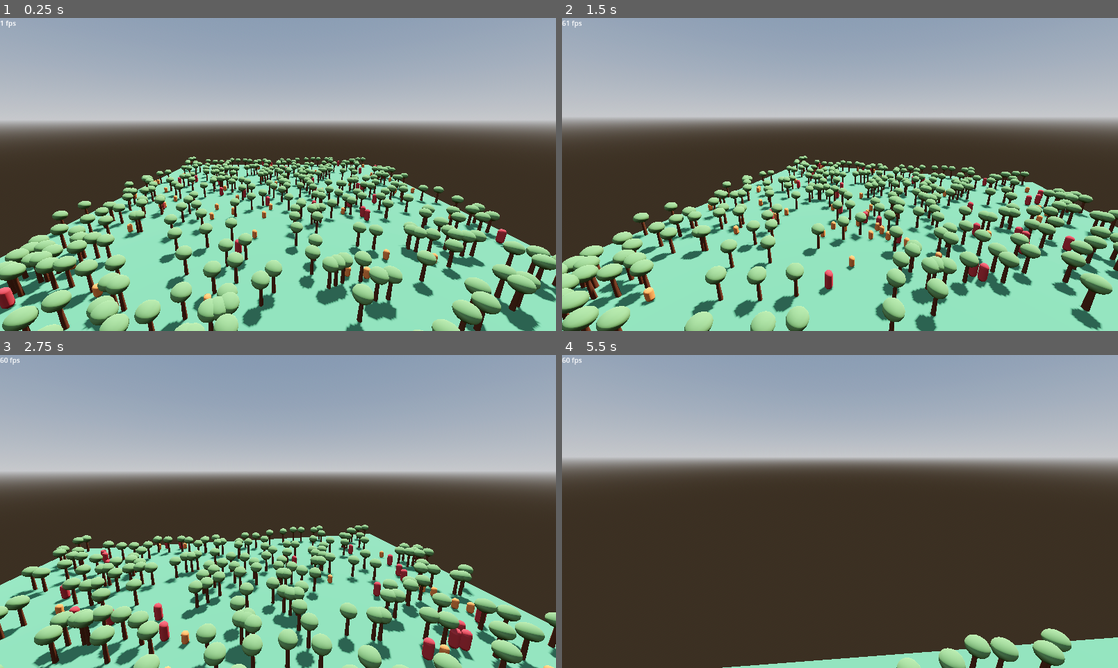
Above: before the commit, frames 1-4 (two rows, left to right).
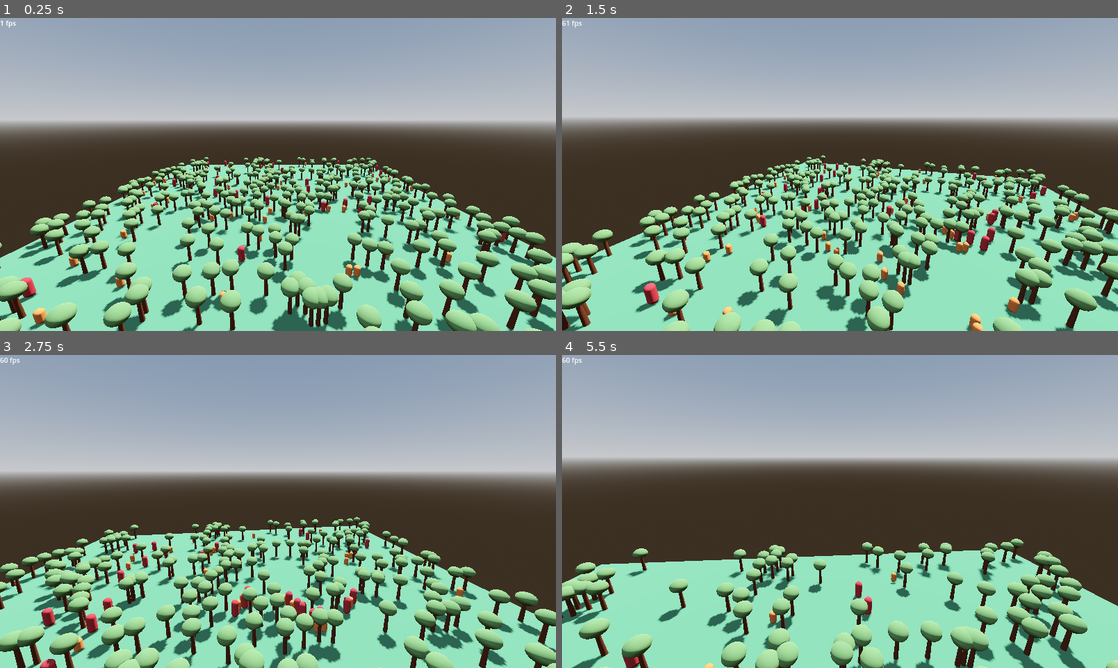
Above: after the commit, the same moments.

Repository: LyciaStenson/EcosystemSimulation
Game: Godot game, scene res://Scenes/Main.tscn
Same seed, same stepped clock (60 frames per second), same inputs: the game is played once before the commit and once after it.
Inputs (mouse positions are in pixels of both pictures, inside the frame that each line leads up to):
- Up to frame 1 (0.25 s): no input
- Up to frame 2 (1.5 s): move the mouse to (867, 174) at 0.52 s; hold W (MoveForward) from 0.53 s (still down); move the mouse to (812, 174) at 1.27 s
- Up to frame 3 (2.75 s): keep holding W (MoveForward); move the mouse to (289, 505) at 2.02 s
- Up to frame 4 (5.5 s): keep holding W (MoveForward); move the mouse to (834, 517) at 2.77 s; move the mouse to (878, 514) at 3.52 s; move the mouse to (795, 508) at 4.27 s; move the mouse to (845, 511) at 5.02 s

The runs differ from the first frame. In frame 1, 33% of the frame differs, in the area x 0-100%, y 44-100%; in frame 2, 32%; in frame 3, 29%; in frame 4, 32%.

Commit message:
Separated out add_tree function

Diff:
--- a/Scenes/EcosystemManager.tscn
+++ b/Scenes/EcosystemManager.tscn
@@ -1,12 +1,10 @@
-[gd_scene load_steps=12 format=3 uid="uid://g7l7d0cxn440"]
+[gd_scene load_steps=9 format=3 uid="uid://g7l7d0cxn440"]
 
 [ext_resource type="Script" path="res://Scripts/EcosystemManager.gd" id="1_roijb"]
 [ext_resource type="PackedScene" uid="uid://ds7ywmd4f72ug" path="res://Scenes/Predator.tscn" id="2_2rcuf"]
 [ext_resource type="PackedScene" uid="uid://bgikwvc66amod" path="res://Scenes/Prey.tscn" id="3_qsvxw"]
 
 [sub_resource type="NavigationMesh" id="NavigationMesh_iaftw"]
-vertices = PackedVector3Array(-24.5, 0.5, -24.5, -24.5, 0.5, 24.5, 24.5, 0.5, 24.5, 24.5, 0.5, -24.5)
-polygons = [PackedInt32Array(3, 2, 0), PackedInt32Array(0, 2, 1)]
 agent_radius = 0.3
 
 [sub_resource type="StandardMaterial3D" id="StandardMaterial3D_wq7xt"]
@@ -24,16 +22,6 @@
 material = SubResource("StandardMaterial3D_d218b")
 radius = 0.6
 
-[sub_resource type="BoxShape3D" id="BoxShape3D_op2vt"]
-size = Vector3(50, 0.5, 50)
-
-[sub_resource type="StandardMaterial3D" id="StandardMaterial3D_k24k5"]
-albedo_color = Color(0.295848, 0.511305, 0.359491, 1)
-
-[sub_resource type="BoxMesh" id="BoxMesh_2rotn"]
-material = SubResource("StandardMaterial3D_k24k5")
-size = Vector3(50, 0.5, 50)
-
 [node name="EcosystemManager" type="NavigationRegion3D"]
 navigation_mesh = SubResource("NavigationMesh_iaftw")
 script = ExtResource("1_roijb")
@@ -44,12 +32,3 @@
 prey_scene = ExtResource("3_qsvxw")
 tree_mesh = SubResource("CylinderMesh_mvuc2")
 leaves_mesh = SubResource("SphereMesh_lwkpo")
-
-[node name="Ground" type="StaticBody3D" parent="."]
-transform = Transform3D(1, 0, 0, 0, 1, 0, 0, 0, 1, 0, -0.25, 0)
-
-[node name="CollisionShape" type="CollisionShape3D" parent="Ground"]
-shape = SubResource("BoxShape3D_op2vt")
-
-[node name="MeshInstance" type="MeshInstance3D" parent="Ground"]
-mesh = SubResource("BoxMesh_2rotn")
--- a/Scenes/Main.tscn
+++ b/Scenes/Main.tscn
@@ -1,7 +1,17 @@
-[gd_scene load_steps=6 format=3 uid="uid://bvfg107sfp4xx"]
+[gd_scene load_steps=9 format=3 uid="uid://bvfg107sfp4xx"]
 
 [ext_resource type="PackedScene" uid="uid://g7l7d0cxn440" path="res://Scenes/EcosystemManager.tscn" id="1_rktck"]
 [ext_resource type="PackedScene" uid="uid://1n6rp3pfmw1q" path="res://Scenes/Player.tscn" id="3_livb2"]
+
+[sub_resource type="BoxShape3D" id="BoxShape3D_o6cu7"]
+size = Vector3(50, 0.5, 50)
+
+[sub_resource type="StandardMaterial3D" id="StandardMaterial3D_k24k5"]
+albedo_color = Color(0.295848, 0.511305, 0.359491, 1)
+
+[sub_resource type="BoxMesh" id="BoxMesh_y10c4"]
+material = SubResource("StandardMaterial3D_k24k5")
+size = Vector3(50, 0.5, 50)
 
 [sub_resource type="ProceduralSkyMaterial" id="ProceduralSkyMaterial_vk5pe"]
 sky_horizon_color = Color(0.64625, 0.65575, 0.67075, 1)
@@ -20,6 +30,15 @@
 
 [node name="EcosystemManager" parent="." instance=ExtResource("1_rktck")]
 
+[node name="Ground" type="StaticBody3D" parent="EcosystemManager"]
+transform = Transform3D(1, 0, 0, 0, 1, 0, 0, 0, 1, 0, -0.25, 0)
+
+[node name="CollisionShape" type="CollisionShape3D" parent="EcosystemManager/Ground"]
+shape = SubResource("BoxShape3D_o6cu7")
+
+[node name="MeshInstance" type="MeshInstance3D" parent="EcosystemManager/Ground"]
+mesh = SubResource("BoxMesh_y10c4")
+
 [node name="Player" parent="." instance=ExtResource("3_livb2")]
 transform = Transform3D(1, 0, 0, 0, 0.965926, 0.258819, 0, -0.258819, 0.965926, 0, 12, 30)
 
--- a/Scenes/Predator.tscn
+++ b/Scenes/Predator.tscn
@@ -14,6 +14,9 @@
 radius = 0.3
 height = 1.5
 
+[sub_resource type="SphereShape3D" id="SphereShape3D_viinu"]
+radius = 5.0
+
 [node name="Predator" type="CharacterBody3D"]
 script = ExtResource("1_pjthh")
 
@@ -25,6 +28,10 @@
 transform = Transform3D(1, 0, 0, 0, 1, 0, 0, 0, 1, 0, 0.75, 0)
 shape = SubResource("CapsuleShape3D_50c2x")
 
+[node name="VisibilityArea" type="Area3D" parent="."]
+
+[node name="CollisionShape" type="CollisionShape3D" parent="VisibilityArea"]
+shape = SubResource("SphereShape3D_viinu")
+
 [node name="NavigationAgent" type="NavigationAgent3D" parent="."]
-avoidance_enabled = true
 max_neighbors = 50
--- a/Scenes/Prey.tscn
+++ b/Scenes/Prey.tscn
@@ -14,6 +14,9 @@
 radius = 0.25
 height = 1.0
 
+[sub_resource type="SphereShape3D" id="SphereShape3D_atyq5"]
+radius = 5.0
+
 [node name="Prey" type="CharacterBody3D"]
 script = ExtResource("1_wcvex")
 
@@ -25,6 +28,10 @@
 transform = Transform3D(1, 0, 0, 0, 1, 0, 0, 0, 1, 0, 0.5, 0)
 shape = SubResource("CapsuleShape3D_fd1nd")
 
+[node name="VisibilityArea" type="Area3D" parent="."]
+
+[node name="CollisionShape" type="CollisionShape3D" parent="VisibilityArea"]
+shape = SubResource("SphereShape3D_atyq5")
+
 [node name="NavigationAgent" type="NavigationAgent3D" parent="."]
-avoidance_enabled = true
 max_neighbors = 50
--- a/Scripts/EcosystemManager.gd
+++ b/Scripts/EcosystemManager.gd
@@ -8,6 +8,11 @@
 @export var prey_scene : PackedScene
 @export var tree_mesh : Mesh
 @export var leaves_mesh : Mesh
+
+@onready var fast_noise : FastNoiseLite = FastNoiseLite.new()
+
+var tree_multimesh : MultiMeshInstance3D
+var leaves_multimesh : MultiMeshInstance3D
 
 func _ready():
 	generate_trees()
@@ -32,27 +37,34 @@
 		add_child(instantiated_scene)
 
 func generate_trees():
-	var leaves_multimesh : MultiMeshInstance3D = MultiMeshInstance3D.new()
+	fast_noise.noise_type = FastNoiseLite.TYPE_PERLIN
+	fast_noise.seed = randi()
+
+	leaves_multimesh = MultiMeshInstance3D.new()
 	leaves_multimesh.multimesh = MultiMesh.new()
 	leaves_multimesh.multimesh.transform_format = MultiMesh.TRANSFORM_3D
 	leaves_multimesh.multimesh.mesh = leaves_mesh
 	leaves_multimesh.multimesh.instance_count = tree_num
-	var tree_multimesh : MultiMeshInstance3D = MultiMeshInstance3D.new()
+	tree_multimesh = MultiMeshInstance3D.new()
 	tree_multimesh.multimesh = MultiMesh.new()
 	tree_multimesh.multimesh.transform_format = MultiMesh.TRANSFORM_3D
 	tree_multimesh.multimesh.mesh = tree_mesh
 	tree_multimesh.multimesh.instance_count = tree_num
+
 	for i in tree_num:
 		var tree_pos : Vector3 = Vector3(randf_range(-24.0, 24.0), 1.0, randf_range(-24.0, 24.0))
-		var tree_body : StaticBody3D = StaticBody3D.new()
-		add_child(tree_body)
-		tree_body.global_position = tree_pos
-		var tree_collision : CollisionShape3D = CollisionShape3D.new()
-		tree_body.add_child(tree_collision)
-		tree_collision.shape = CylinderShape3D.new()
-		tree_collision.shape.radius = 0.1
-		tree_collision.shape.height = 2
-		tree_multimesh.multimesh.set_instance_transform(i, Transform3D(Basis(), tree_pos))
-		leaves_multimesh.multimesh.set_instance_transform(i, Transform3D(Basis(), tree_pos + Vector3(0.0, 1.0, 0.0)))
+		add_tree(i, tree_pos)
 	add_child(tree_multimesh)
 	add_child(leaves_multimesh)
+
+func add_tree(index : int, tree_pos : Vector3):
+	var tree_body : StaticBody3D = StaticBody3D.new()
+	add_child(tree_body)
+	tree_body.global_position = tree_pos
+	var tree_collision : CollisionShape3D = CollisionShape3D.new()
+	tree_body.add_child(tree_collision)
+	tree_collision.shape = CylinderShape3D.new()
+	tree_collision.shape.radius = 0.1
+	tree_collision.shape.height = 2
+	tree_multimesh.multimesh.set_instance_transform(index, Transform3D(Basis(), tree_pos))
+	leaves_multimesh.multimesh.set_instance_transform(index, Transform3D(Basis(), tree_pos + Vector3(0.0, 1.0, 0.0)))
--- a/Scripts/Player.gd
+++ b/Scripts/Player.gd
@@ -1,6 +1,6 @@
 extends Node3D
 
-@export var speed : float = 10.0
+@export var speed : float = 7.0
 
 @onready var camera = $Camera
 
--- a/Scripts/Predator.gd
+++ b/Scripts/Predator.gd
@@ -3,11 +3,12 @@
 
 const SPEED : float = 3.0
 
-var lifetime : float = 60.0
+var lifetime : float = 180.0
 
 var gravity : float = ProjectSettings.get_setting("physics/3d/default_gravity")
 
 @onready var nav_agent : NavigationAgent3D = $NavigationAgent
+@onready var visibility_area : Area3D = $VisibilityArea
 
 @export var prey : Node3D
 
--- a/Scripts/Prey.gd
+++ b/Scripts/Prey.gd
@@ -5,11 +5,12 @@
 
 const SPEED : float = 3.0
 
-var lifetime : float = 45.0
+var lifetime : float = 120.0
 
 var birth_time : float
 
 @onready var nav_agent : NavigationAgent3D = $NavigationAgent
+@onready var visibility_area : Area3D = $VisibilityArea
 
 @export var prey : Node3D
 
Not shown: 1 places in Scenes/Predator.tscn that only renumber resources
Not shown: 1 places in Scenes/Prey.tscn that only renumber resources
